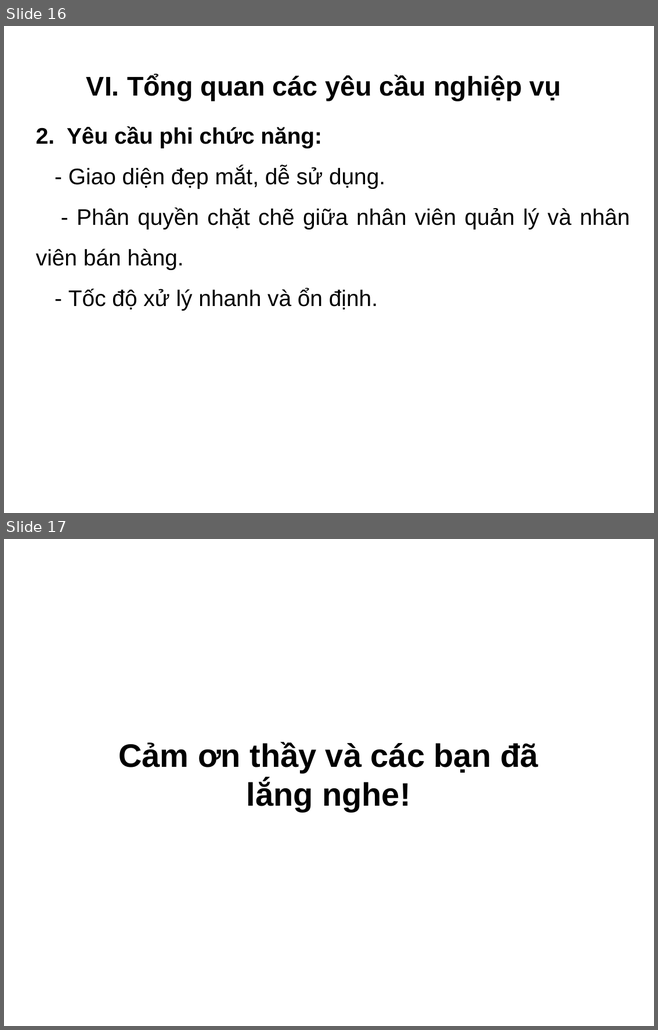
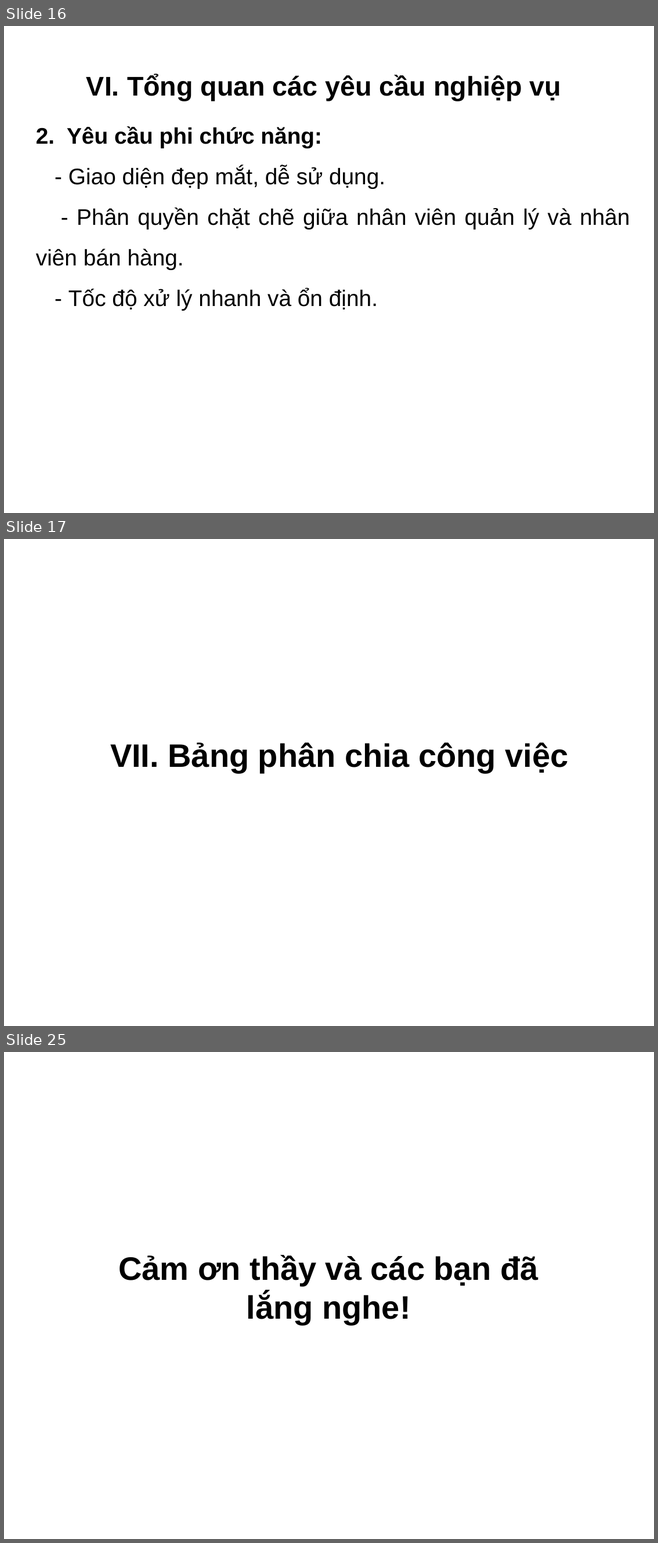
Before and after one commit to hungtadasuke/CoffeShop_SoftwareTechnology, a slide deck: Word_PDF_full/Slide.pptx. Shown one above the other, each under a label of ours: slides 16 and 17 before the commit, slides 16, 17 and 25 after it; the slides between them are not shown. The pictures are 658x1030 and 658x1543 pixels, drawn with LibreOffice and Linux fonts; fonts in the diff are those of the drawing; background and template pictures are left out. Boxes give left, top, right and bottom in pixels: in the first picture for what was removed or moved away, otherwise in the second. Text is boxed around its words. In the diff, an @@ line names an element or a change of style, - is before the commit and + after.

```diff
--- a/Word_PDF_full/Slide.pptx
+++ b/Word_PDF_full/Slide.pptx
@@ slide 17 added at [4,539,654,1026], background picture (left out) @@
@@ text added at [110,743,568,773], 36 pt, text #000000, bold @@
+VII. Bảng phân chia công việc
@@ what was slide 17 is now slide 25 @@
```
Also in this commit, not shown: 7 other slides added, 9 other files.
